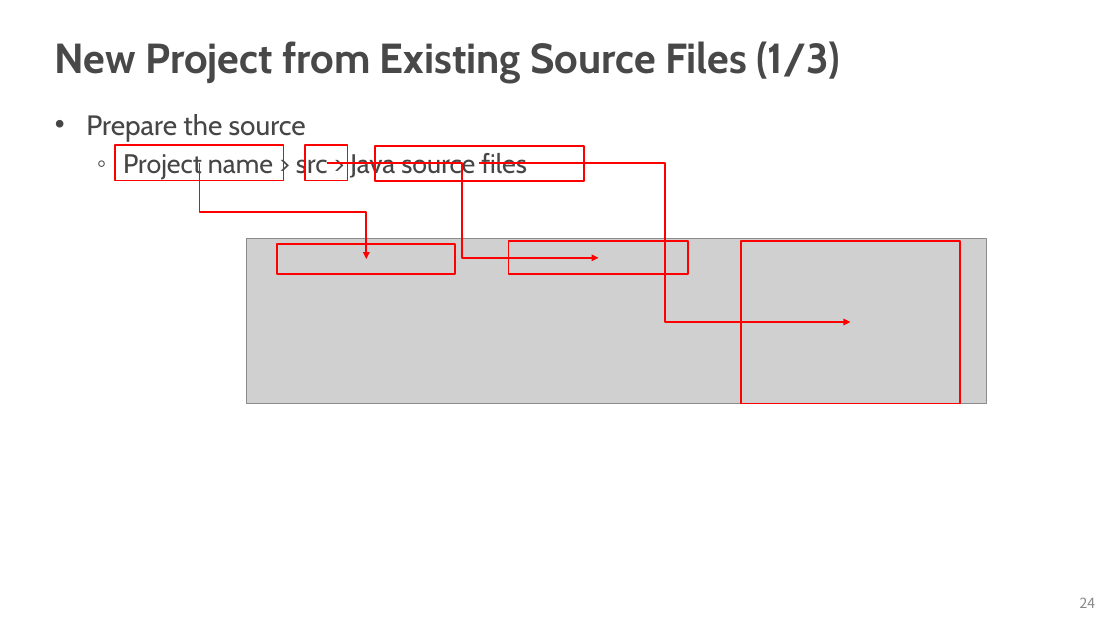
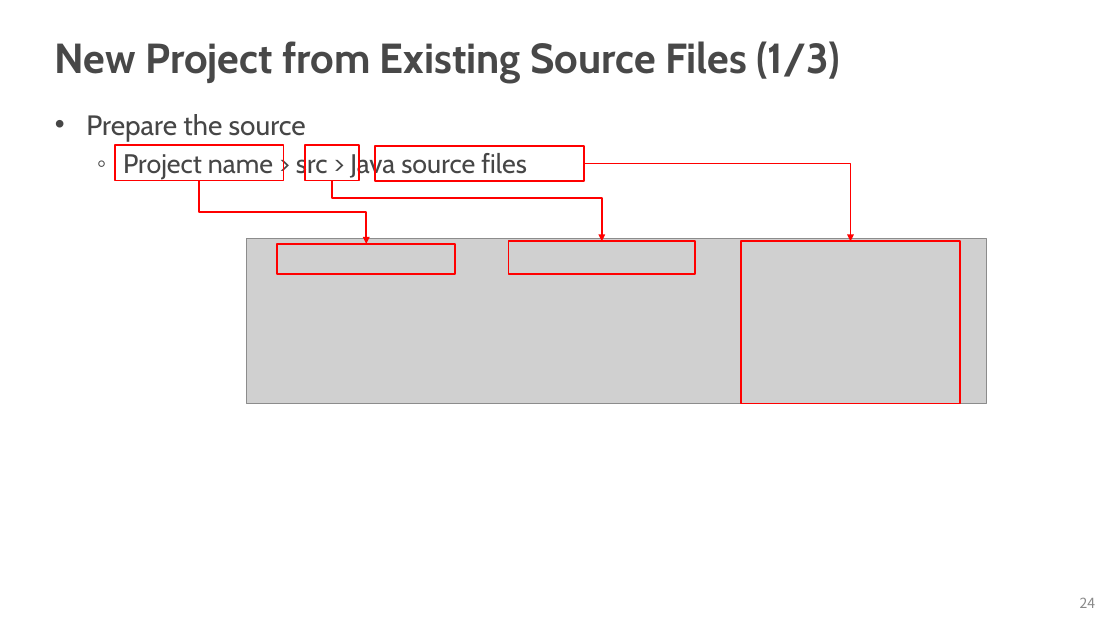
Before and after one commit to iklee99/JavaClass, a slide deck: slide 24 of slides/01_3_EnvironmentSetup.pptx. Drawn at 1120x630 pixels with LibreOffice and Linux fonts; fonts in the diff are those of the drawing; grey boxes stand for pictures. Boxes give left, top, right and bottom in pixels: in the first picture for what was removed or moved away, otherwise in the second. Text is boxed around its words. In the diff, an @@ line names an element or a change of style, - is before the commit and + after.

```diff
--- a/slides/01_3_EnvironmentSetup.pptx
+++ b/slides/01_3_EnvironmentSetup.pptx
@@ rectangle: place and size @@
-rectangle at (305,145,348,181)
+rectangle at (305,145,359,181)
@@ elbow arrow moved from (480, 163) - (850, 322) to (585, 164) - (851, 241) @@
@@ elbow arrow moved from (200, 163) - (366, 259) to (199, 181) - (366, 244) @@
@@ elbow arrow moved from (327, 163) - (598, 258) to (333, 181) - (602, 241) @@
@@ rectangle: place and size @@
-rectangle at (508,241,688,274)
+rectangle at (508,241,695,274)
```
Also in this commit, not shown: 2 other slides changed, 4 other files.
